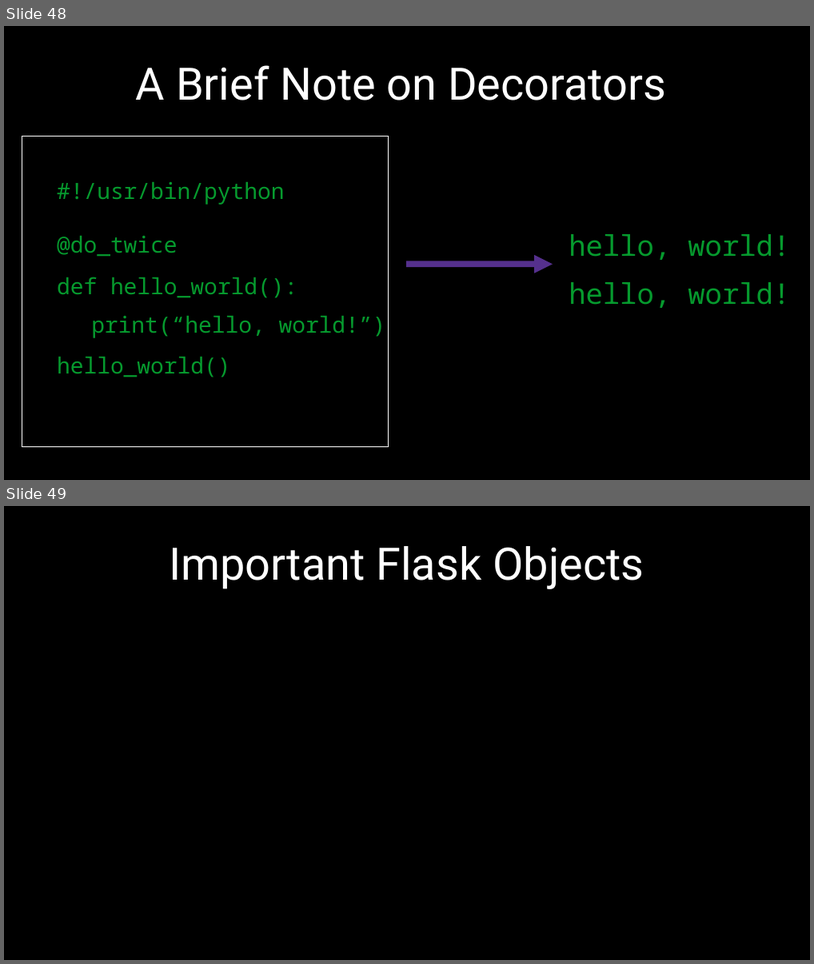
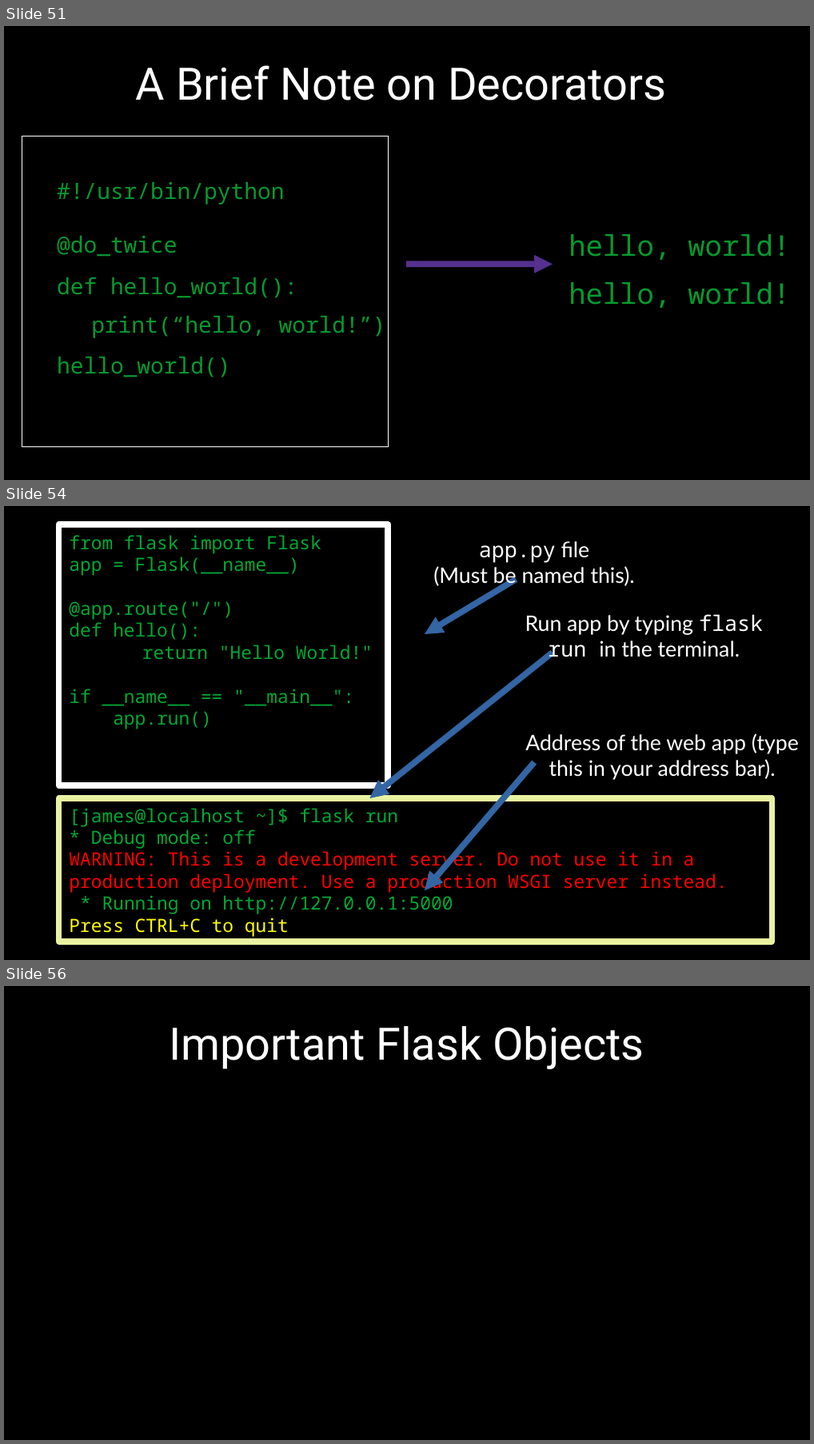
Before and after one commit to alexacallmebaka/htmlflasksql, a slide deck: slides/deck.odp. Shown one above the other, each under a label of ours: slides 48 and 49 before the commit, slides 51, 54 and 56 after it; the slides between them are not shown. The pictures are 814x964 and 814x1444 pixels, drawn with LibreOffice and Linux fonts; fonts in the diff are those of the drawing. Boxes give left, top, right and bottom in pixels: in the first picture for what was removed or moved away, otherwise in the second. Text is boxed around its words. In the diff, an @@ line names an element or a change of style, - is before the commit and + after.

Commit message:
deck update

```diff
--- a/slides/deck.odp
+++ b/slides/deck.odp
@@ slide 54 added at box(4, 506, 810, 960), background #000000 @@
@@ rectangle added at box(59, 524, 388, 785), outline #FFFFFF 6.01 pt, 18 pt, text #00A933 @@
+from flask import Flask
+app = Flask(__name__)
+@app.route("/")
+def hello():
+return "Hello World!"
+if __name__ == "__main__":
+app.run()
@@ text added at box(434, 541, 635, 587), 21 pt, text #FFFFFF @@
+app.py file
+(Must be named this).
@@ arrow added from (516, 579) to (425, 634), #3465A4 6.01 pt @@
@@ text added at box(526, 614, 763, 660), 21 pt, text #FFFFFF @@
+Run app by typing flask run in the terminal.
@@ arrow added from (553, 652) to (370, 798), #3465A4 6.01 pt @@
@@ text added at box(526, 733, 799, 780), 21 pt, text #FFFFFF @@
+Address of the web app (type this in your address bar).
@@ arrow added from (534, 762) to (425, 890), #3465A4 6.01 pt @@
@@ rectangle added at box(59, 798, 772, 941), fill #000000, outline #E8F2A1 6.01 pt, 18 pt, text #FF0000 @@
+[james@localhost ~]$ flask run
+* Debug mode: off
+WARNING: This is a development server. Do not use it in a production deployment. Use a production WSGI server instead.
+* Running on http://127.0.0.1:5000
+Press CTRL+C to quit
@@ what was slide 48 is now slide 51 @@
@@ what was slide 49 is now slide 56 @@
```
Also in this commit, not shown: 6 other slides added.
